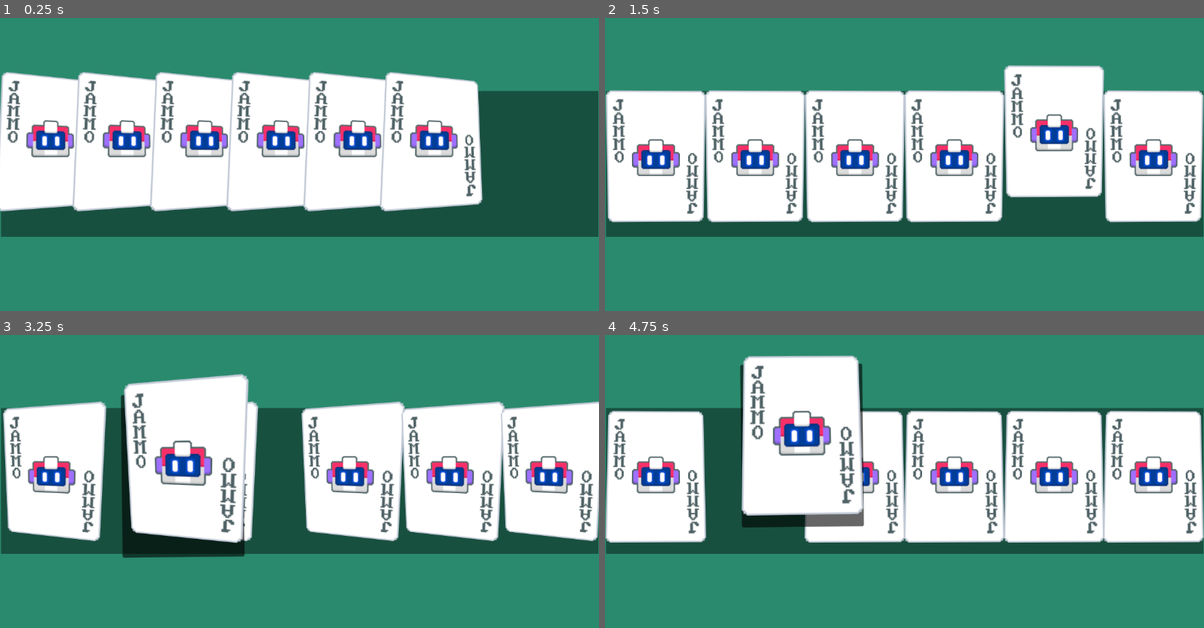
Above: before the commit, frames 1-4 (two rows, left to right).
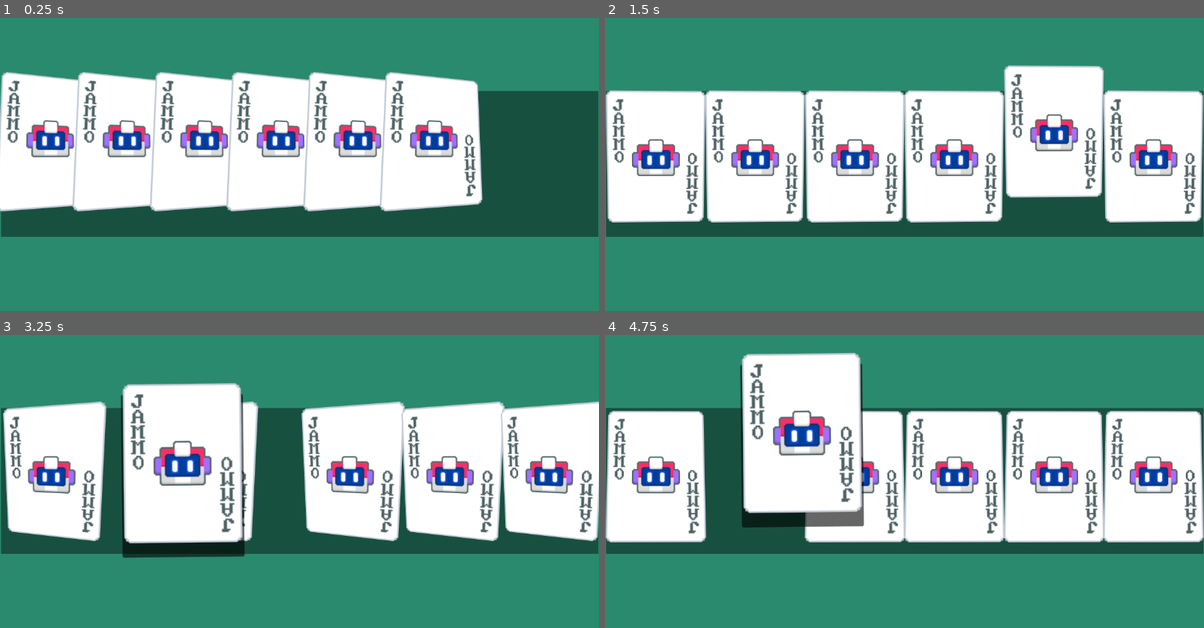
Above: after the commit, the same moments.

Repository: Clovisindo/Balatro-like
Game: Godot game, scene res://scenes/Main.tscn
Two runs of this game, one before a commit and one after it. Both use one fixed random seed, a clock stepped at 60 frames per second and the inputs below.
Inputs (mouse positions are in pixels of both pictures, inside the frame that each line leads up to):
- Up to frame 1 (0.25 s): no input
- Up to frame 2 (1.5 s): tap Enter at 0.5 s; move the mouse to (1036, 146) at 0.52 s; hold Up (ui_up) 0.53-1.25 s; tap O at 0.6 s; click (1036, 146) at 0.67 s; drag from (784, 179) to (874, 231) at 1.27 s
- Up to frame 3 (3.25 s): move the mouse to (359, 405) at 2.02 s; hold Up (ui_up) 2.03-2.75 s; tap O at 2.1 s; drag from (269, 548) to (119, 431) at 2.77 s
- Up to frame 4 (4.75 s): move the mouse to (1084, 531) at 3.52 s; hold Left (ui_left) 3.53-4.25 s; tap O at 3.6 s; drag from (724, 431) to (814, 396) at 4.27 s

The runs differ from the first frame. In frame 1, less than 0.1% of the frame differs, in the area x 77-78%, y 20-22%; in frame 2, 0.4%; in frame 3, 3.0%, in the area x 2-87%, y 13-72%; in frame 4, 1.8%.

Commit message:
Correcion y pruebas efecto policromo
Correcion escena principal efecto shader 3D, habia que indicar el shader como local to scene
Pruebas en card2 con los shaders de efecto policromo

Diff:
--- a/scenes/card/card.tscn
+++ b/scenes/card/card.tscn
@@ -5,6 +5,7 @@
 [ext_resource type="Shader" path="res://scenes/card/3dcard.gdshader" id="1_41f0n"]
 
 [sub_resource type="ShaderMaterial" id="ShaderMaterial_7tibi"]
+resource_local_to_scene = true
 shader = ExtResource("1_41f0n")
 shader_parameter/fov = 90.0
 shader_parameter/cull_back = false
--- /dev/null
+++ b/scenes/card/card2.tres
@@ -0,0 +1,53 @@
+[gd_resource type="VisualShader" load_steps=5 format=3 uid="uid://der7uosxt5cn0"]
+
+[sub_resource type="VisualShaderNodeColorFunc" id="VisualShaderNodeColorFunc_jgyp6"]
+function = 1
+
+[sub_resource type="Curve" id="Curve_3x24v"]
+_data = [Vector2(0, 0.00860095), 0.0, 0.0, 0, 0, Vector2(0.975911, 1), 0.0, 0.0, 0, 0]
+point_count = 2
+
+[sub_resource type="CurveTexture" id="CurveTexture_l4vrt"]
+curve = SubResource("Curve_3x24v")
+
+[sub_resource type="VisualShaderNodeCurveTexture" id="VisualShaderNodeCurveTexture_lsorn"]
+texture = SubResource("CurveTexture_l4vrt")
+
+[resource]
+code = "shader_type canvas_item;
+render_mode blend_mix;
+
+uniform sampler2D curve_frg_3 : repeat_disable;
+
+
+
+void fragment() {
+// CurveTexture:3
+	float n_in3p0 = 0.00000;
+	float n_out3p0 = texture(curve_frg_3, vec2(n_in3p0)).r;
+
+
+	vec3 n_out2p0;
+// ColorFunc:2
+	{
+		vec3 c = vec3(n_out3p0);
+		vec4 K = vec4(1.0, 2.0 / 3.0, 1.0 / 3.0, 3.0);
+		vec3 p = abs(fract(c.xxx + K.xyz) * 6.0 - K.www);
+		n_out2p0 = c.z * mix(K.xxx, clamp(p - K.xxx, 0.0, 1.0), c.y);
+	}
+
+
+// Output:0
+	COLOR.rgb = n_out2p0;
+
+
+}
+"
+mode = 1
+flags/light_only = false
+nodes/fragment/0/position = Vector2(680, 220)
+nodes/fragment/2/node = SubResource("VisualShaderNodeColorFunc_jgyp6")
+nodes/fragment/2/position = Vector2(420, 260)
+nodes/fragment/3/node = SubResource("VisualShaderNodeCurveTexture_lsorn")
+nodes/fragment/3/position = Vector2(-80, 220)
+nodes/fragment/connections = PackedInt32Array(3, 0, 2, 0, 2, 0, 0, 0)
--- a/scenes/card/card2.tscn
+++ b/scenes/card/card2.tscn
@@ -1,10 +1,15 @@
-[gd_scene load_steps=3 format=3 uid="uid://d1by1wghmrkd2"]
+[gd_scene load_steps=5 format=3 uid="uid://d1by1wghmrkd2"]
 
+[ext_resource type="Shader" uid="uid://der7uosxt5cn0" path="res://scenes/card/card2.tres" id="1_q2dg1"]
 [ext_resource type="Script" path="res://scenes/card/card2.gd" id="1_tukcs"]
 [ext_resource type="Texture2D" uid="uid://m4xfvwg3jp8g" path="res://assets/sprites/jammo-original2.png" id="2_b0dx1"]
 
+[sub_resource type="ShaderMaterial" id="ShaderMaterial_062f3"]
+shader = ExtResource("1_q2dg1")
+
 [node name="Card" type="Button"]
 self_modulate = Color(1, 0, 0, 0)
+material = SubResource("ShaderMaterial_062f3")
 offset_right = 193.0
 offset_bottom = 259.0
 script = ExtResource("1_tukcs")
--- /dev/null
+++ b/scenes/card/cardFoil.gdshader
@@ -0,0 +1,33 @@
+shader_type spatial;
+render_mode blend_mix,depth_draw_opaque,cull_back,diffuse_burley,specular_schlick_ggx;
+uniform sampler2D texture_albedo : hint_albedo;
+uniform float threshold = 0.1;
+uniform float effect_alpha_mult : hint_range(0,1) = 1.0;
+uniform float direction : hint_range(0,1) = 0.5;
+uniform float specular = 1.0;
+uniform float metallic : hint_range(0,1) = 0.75 ;
+uniform float roughness: hint_range(0,1) = 0.75;
+uniform float emission_energy: hint_range(0,1) = 0.2;
+uniform sampler2D gradient: hint_albedo;
+uniform sampler2D noise: hint_albedo;
+
+void vertex() {
+
+}
+
+void fragment() {
+	vec2 base_uv = UV;
+	vec4 albedo_tex = texture(texture_albedo,UV);
+	vec4 noise_tex = texture(noise,base_uv);
+	vec4 gradient_tex = texture(gradient, vec2((0.25+(NORMAL.y*direction*2.0-NORMAL.x*(1.0-direction)*2.0)/2.0+(UV.y*direction+UV.x*(1.0-direction))/2.0), 0.0));
+	ALBEDO = albedo_tex.rgb;
+	ALPHA = albedo_tex.a;
+	if(albedo_tex.r < threshold && albedo_tex.g < threshold && albedo_tex.b < threshold && albedo_tex.a > 0.3)
+	{
+		METALLIC = metallic;
+		ROUGHNESS = roughness;
+		SPECULAR = specular;
+		ALBEDO = mix(ALBEDO, gradient_tex.rgb*(noise_tex.rgb*2.0), (effect_alpha_mult-length(ALBEDO))*gradient_tex.a*effect_alpha_mult);
+		EMISSION =  ALBEDO*emission_energy;
+	}
+}
